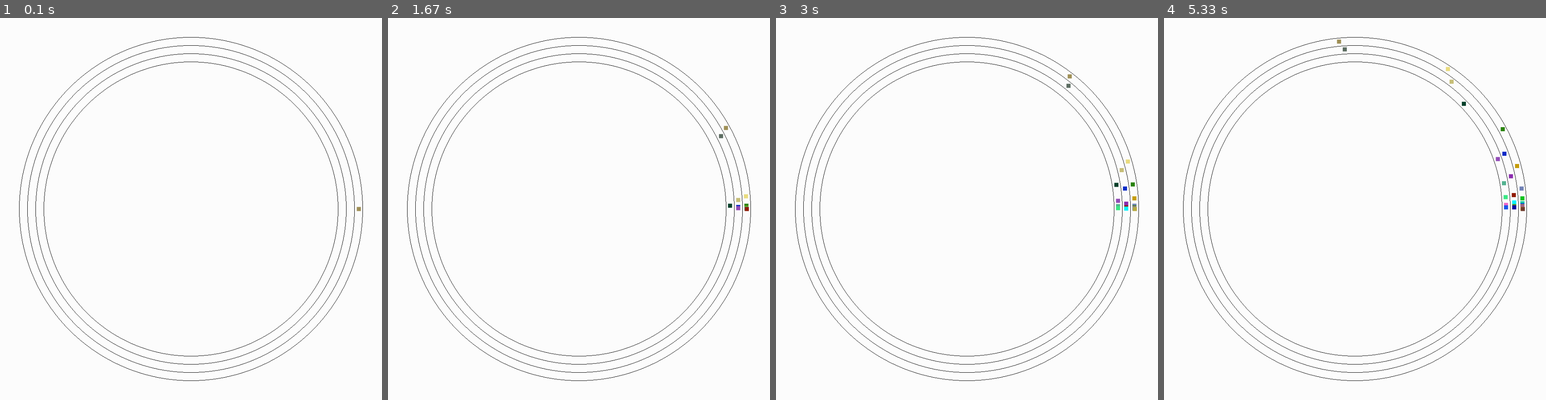
Above: before the commit, frames 1-4 (left to right).
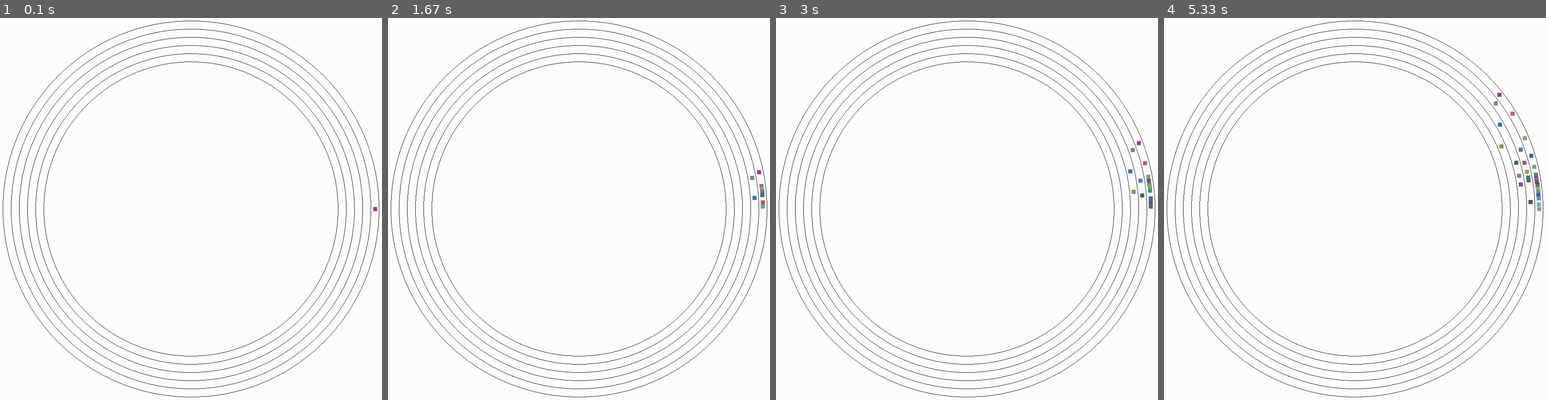
Above: after the commit, the same moments.

Repository: atonderski/TrafficMadness
Game: pygame game, started from traffic_madness/main.py
Two runs of this game, one before a commit and one after it. Both use one fixed random seed, a clock stepped at 60 frames per second and the inputs below.
Inputs:
- Up to frame 1 (0.1 s): no input
- Up to frame 2 (1.67 s): no input
- Up to frame 3 (3 s): no input
- Up to frame 4 (5.33 s): no input

The runs differ from the first frame. In frame 1, 1.3% of the frame differs, in the area x 0-100%, y 0-100%; in frame 2, 1.5%; in frame 3, 1.6%; in frame 4, 1.9%.

Commit message:
Fix car spawning and add lanes field to config

Diff:
--- a/traffic_madness/car/__init__.py
+++ b/traffic_madness/car/__init__.py
@@ -1,5 +1,7 @@
+import random
+
 from traffic_madness.config import Config
-import random
+
 
 class Car:
     def __init__(self, position, velocity, lane=0):
@@ -11,8 +13,9 @@
         self.velocity = velocity
         self.acceleration = config.acceleration
         self.deceleration = config.deceleration
-        self.color = (random.randint(0, 255),
-                      random.randint(0, 255), random.randint(0, 255))
+        self.color = (64 + random.randint(0, 127),
+                      64 + random.randint(0, 127),
+                      64 + random.randint(0, 127))
 
     def update(self, target_speed, nearby_cars):
         pass
--- a/traffic_madness/config.py
+++ b/traffic_madness/config.py
@@ -4,13 +4,14 @@
     def __init__(self):
         self.timestep = 0.1
         # track properties
-        self.speed_limit = 5
-        self.track_length = 100
+        self.lanes = 5
+        self.speed_limit = 20
+        self.track_length = 1000
         self.max_num_cars = 150
-        self.buffer_length = 3
-        self.bucket_length = 25
+        self.buffer_length = 20
+        self.bucket_length = 50
         # car properties
-        self.acceleration = 1.3
-        self.deceleration = 50.0
-        self.aggressiveness = 1.1
+        self.acceleration = 4.3
+        self.deceleration = 7.5
+        self.aggressiveness = 1.2
         self.safetymultiplier = 1.0
--- a/traffic_madness/main.py
+++ b/traffic_madness/main.py
@@ -9,7 +9,7 @@
     config = Config()
     track = MultiLaneTrack(speed_limit=config.speed_limit,
                            track_length=config.track_length,
-                           num_lanes=3,
+                           num_lanes=config.lanes,
                            max_num_cars=config.max_num_cars)
     # Add to drawer, make max_num_cars known to drawer so we can have a fixed
     # number of rects and use selective blit instead of the whole screen.
--- a/traffic_madness/track/multi_lane_track.py
+++ b/traffic_madness/track/multi_lane_track.py
@@ -49,7 +49,7 @@
         # Check if there is room to spawn a new car
         back_cars = self.cars.get_nearby_cars(position=0)
         cars = back_cars[lane]
-        if any([abs(car.position - self.track_length) < self.buffer_length for
+        if any([abs(car.position - 0) < self.buffer_length for
                 car in cars]):
             return
         new_car = LaneSwitchingCar(position=0,
@@ -61,7 +61,7 @@
         # Check if there is room to spawn a new car
         back_cars = self.cars.get_nearby_cars(position=0)
         for lane, cars in enumerate(back_cars):
-            if any([abs(car.position - self.track_length) < self.buffer_length
+            if any([abs(car.position - 0) < self.buffer_length
                     for car in cars]):
                 continue
             new_car = LaneSwitchingCar(position=0,
